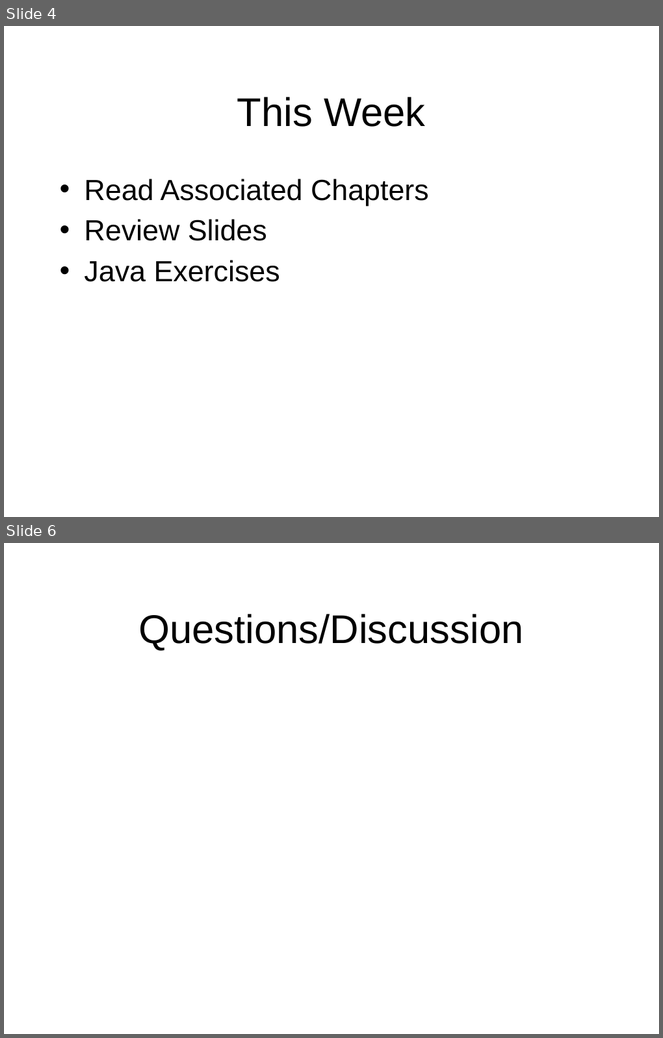
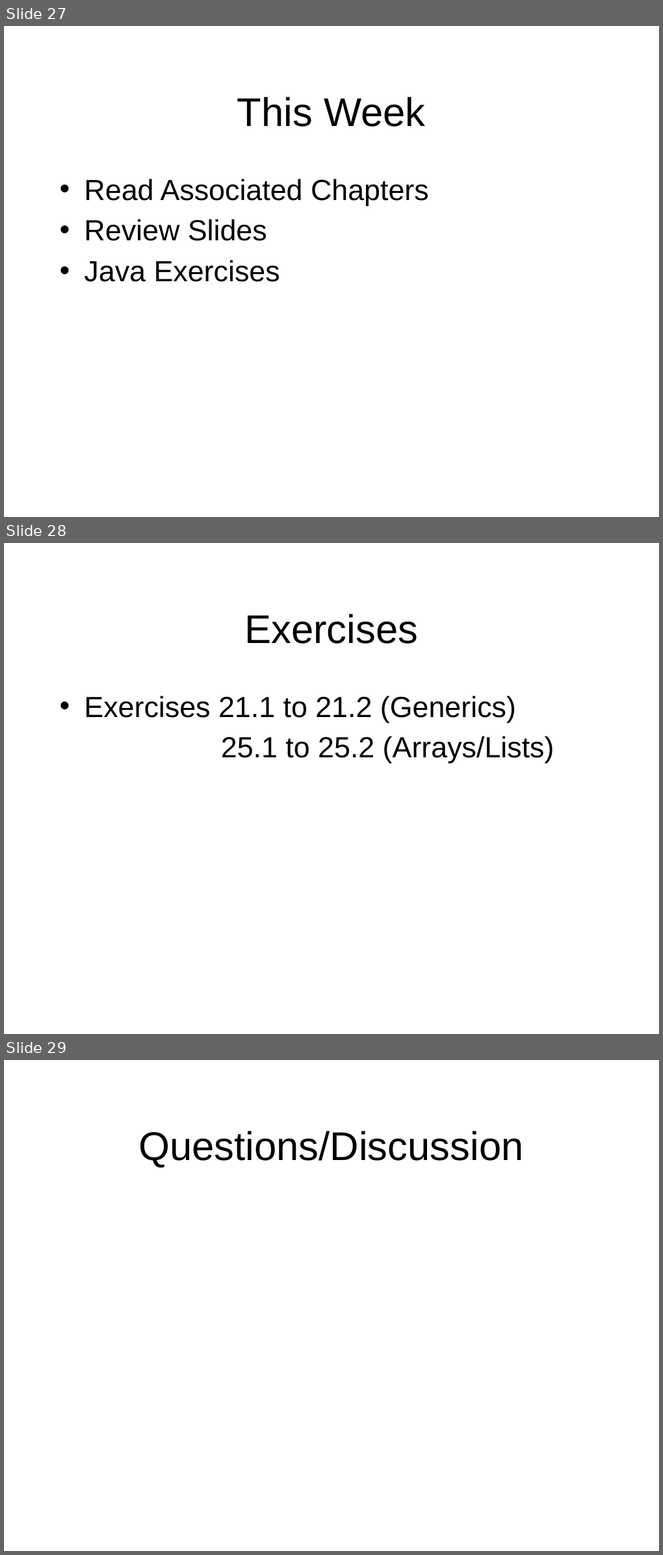
Before and after one commit to octaviordz/zjnu2017.github.io, a slide deck: OOP/lectures/110--Generic.and.Collections.pptx. Shown one above the other, each under a label of ours: slides 4 and 6 before the commit, slides 27, 28 and 29 after it; the slides between them are not shown. The pictures are 663x1038 and 663x1555 pixels, drawn with LibreOffice and Linux fonts; fonts in the diff are those of the drawing. Boxes give left, top, right and bottom in pixels: in the first picture for what was removed or moved away, otherwise in the second. Text is boxed around its words. In the diff, an @@ line names an element or a change of style, - is before the commit and + after.

```diff
--- a/OOP/lectures/110--Generic.and.Collections.pptx
+++ b/OOP/lectures/110--Generic.and.Collections.pptx
@@ slide 28 added at <box>4,543,659,1034</box>, background #FFFFFF @@
@@ title added at <box>244,614,418,644</box>, 44 pt, text #000000 @@
+Exercises
@@ text added at <box>84,696,555,763</box>, 32 pt, text #000000 @@
+• Exercises 21.1 to 21.2 (Generics)
+25.1 to 25.2 (Arrays/Lists)
@@ what was slide 4 is now slide 27 @@
@@ what was slide 6 is now slide 29 @@
```
Also in this commit, not shown: 3 slides changed, 23 other slides added, 1 slide removed, 11 other files.
